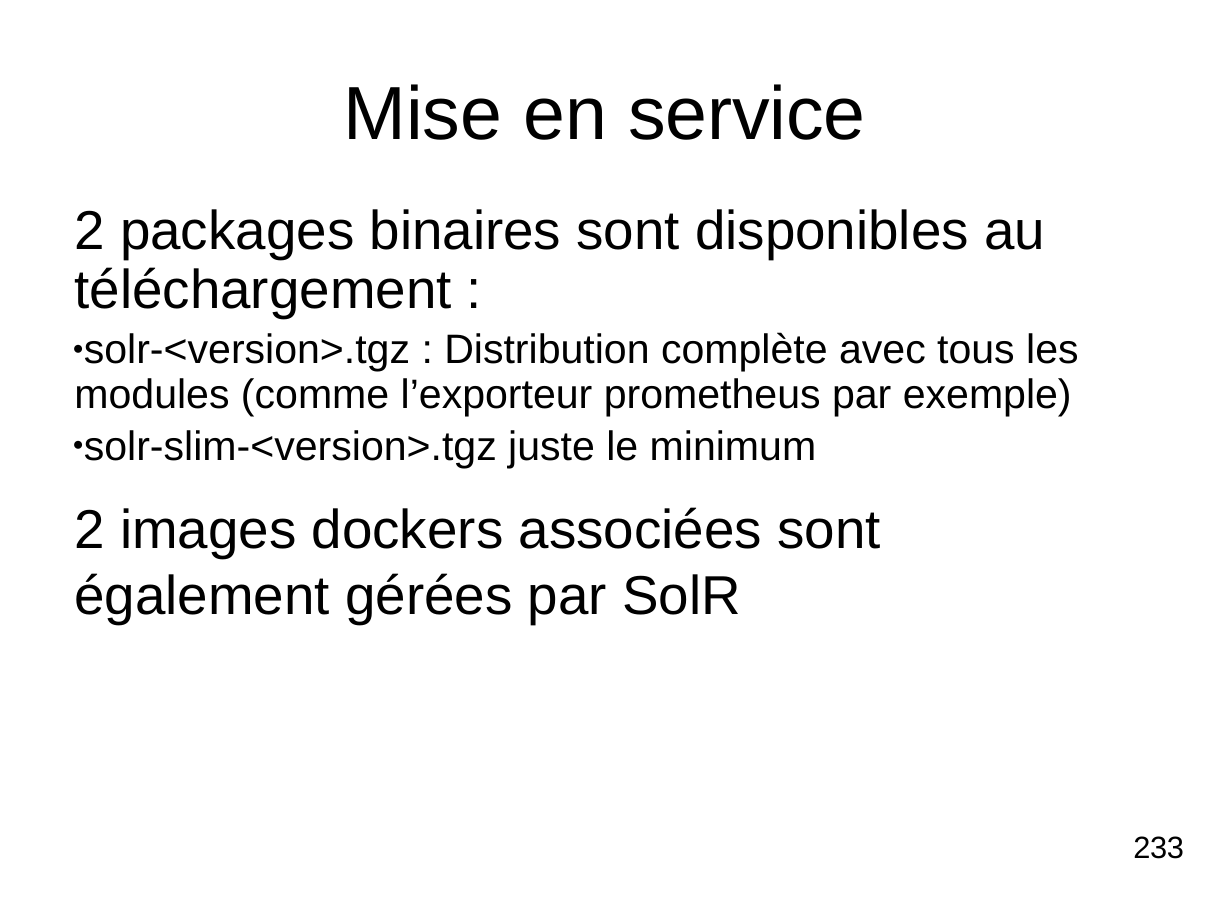
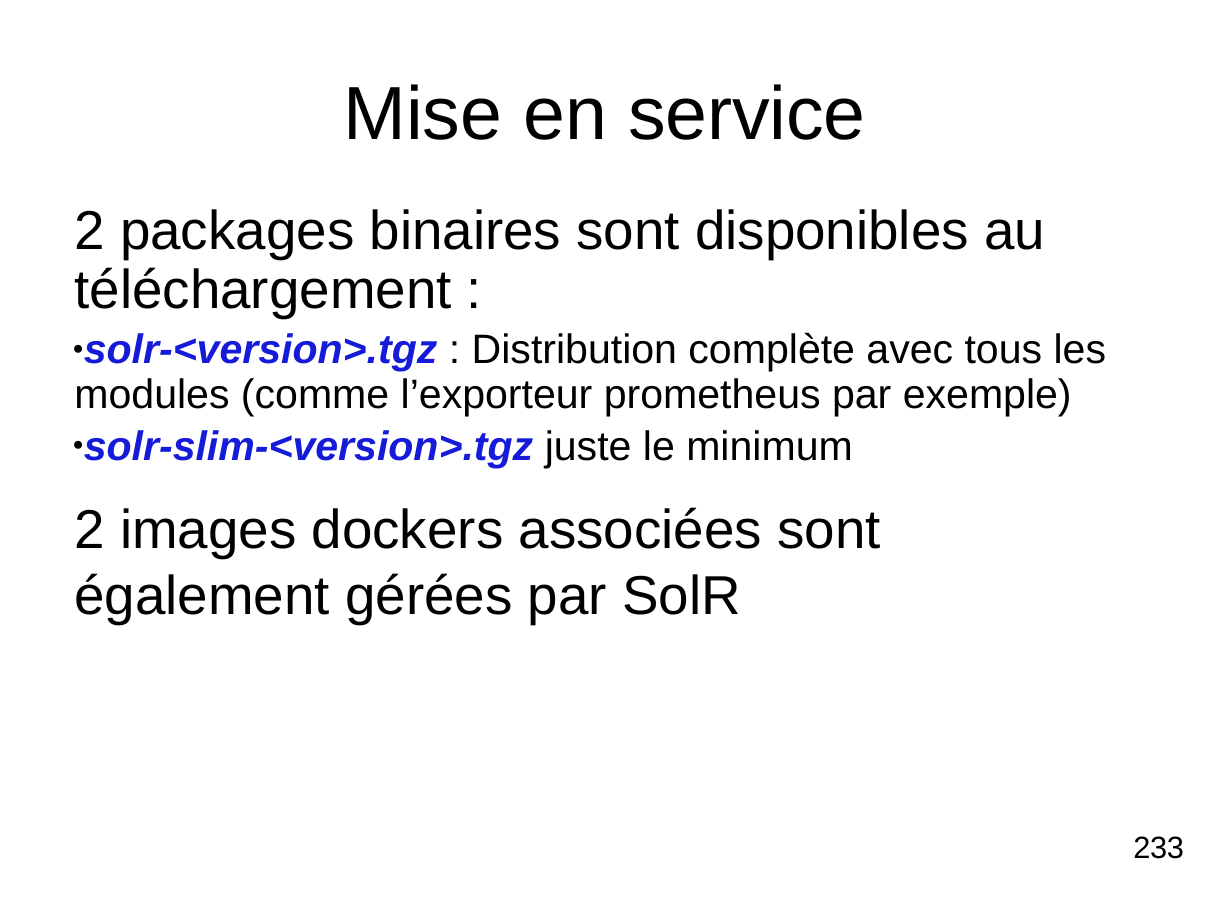
Before and after one commit to dthibau/solr, a slide deck: slide 257 of SolR.odp. Drawn at 1232x924 pixels with LibreOffice and Linux fonts; fonts in the diff are those of the drawing. Boxes give left, top, right and bottom in pixels: in the first picture for what was removed or moved away, otherwise in the second. Text is boxed around its words. In the diff, an @@ line names an element or a change of style, - is before the commit and + after.

```diff
--- a/SolR.odp
+++ b/SolR.odp
@@ text at <box>74,332,1107,468</box>: text colour #000000 to #151BD8, bold on, italic on in "solr-<version>.tgz", "solr-slim-<version>.tgz" @@
```
Also in this commit, not shown: 19 other slides changed, 4 other files.
